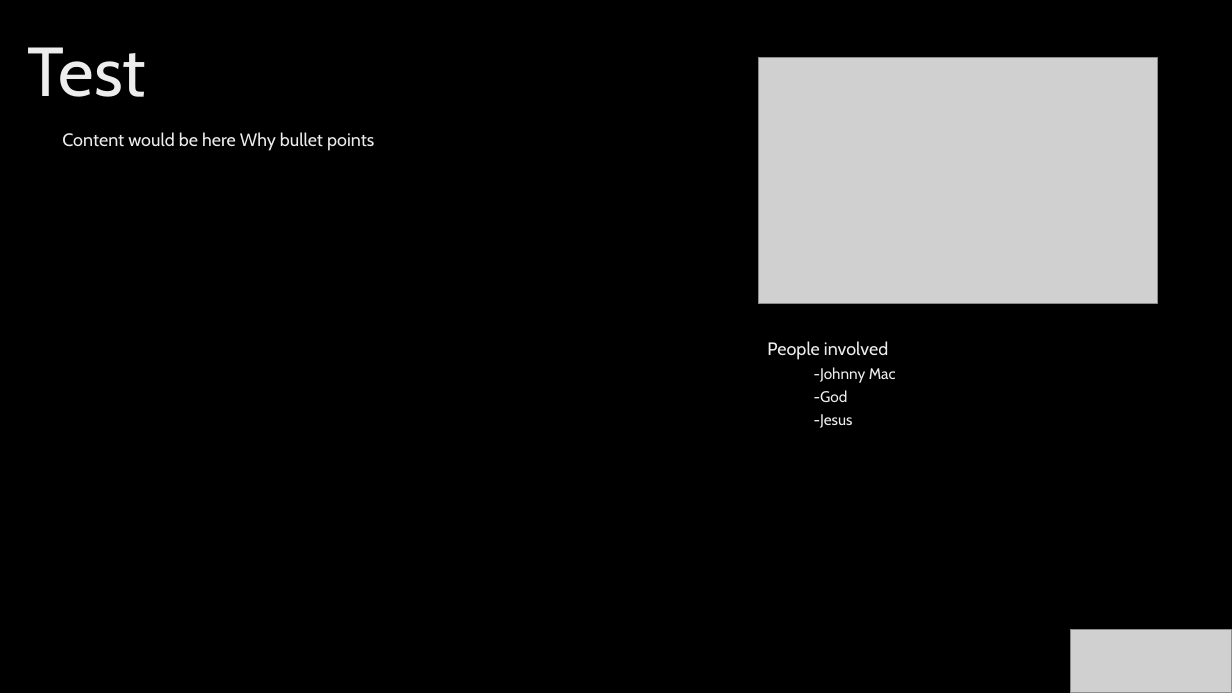
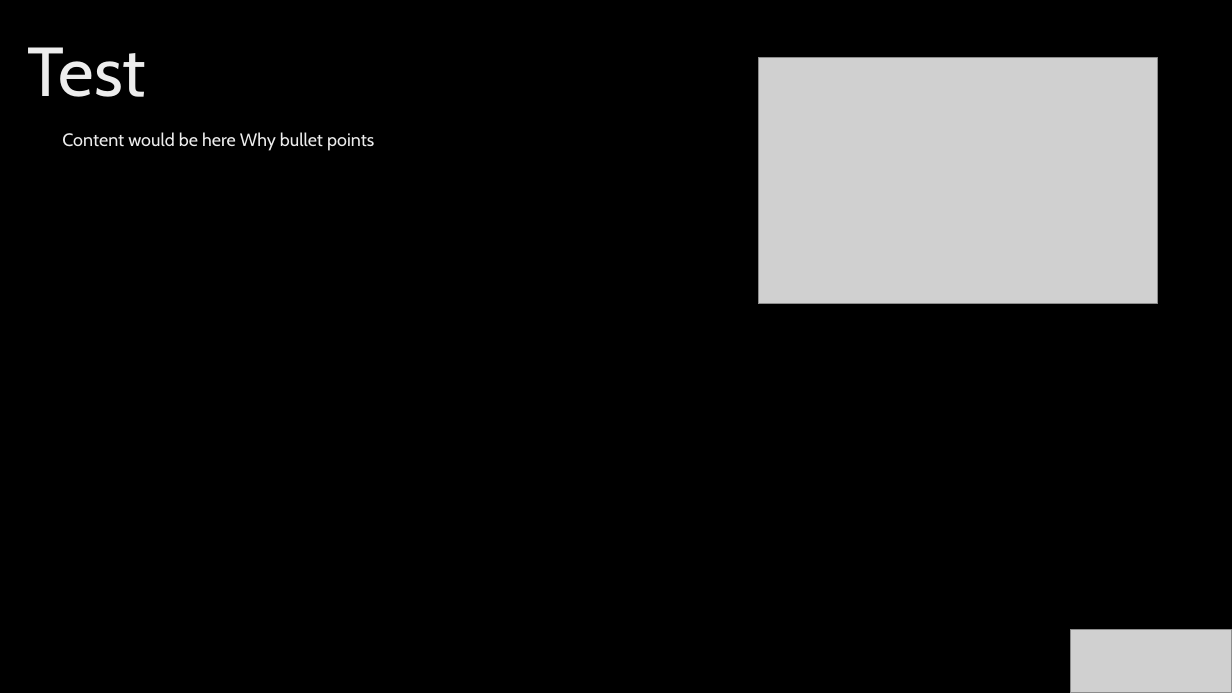
Before and after one commit to COMP2281/software-engineering-group24-25-09, a slide deck: slide 1 of backend/powerpoint/created_slides/test.pptx. Drawn at 1232x693 pixels with LibreOffice and Linux fonts; fonts in the diff are those of the drawing; grey boxes stand for pictures; background and template pictures are left out. Boxes give left, top, right and bottom in pixels: in the first picture for what was removed or moved away, otherwise in the second. Text is boxed around its words. In the diff, an @@ line names an element or a change of style, - is before the commit and + after.

```diff
--- a/backend/powerpoint/created_slides/test.pptx
+++ b/backend/powerpoint/created_slides/test.pptx
@@ text removed at [767, 341, 896, 428] @@
-People involved
-  -Johnny Mac
-  -God
-  -Jesus
```
Also in this commit, not shown: 3 other files.
